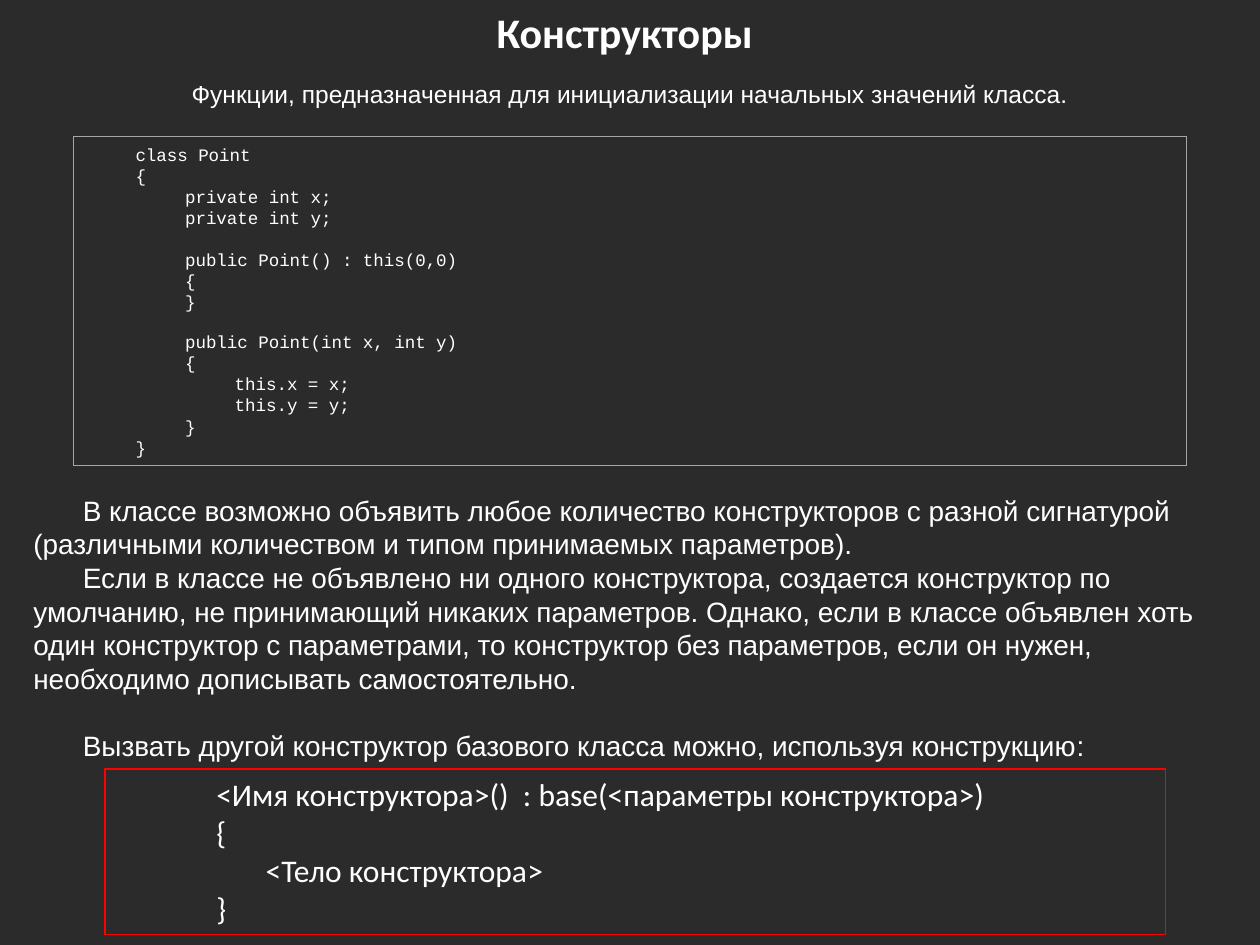
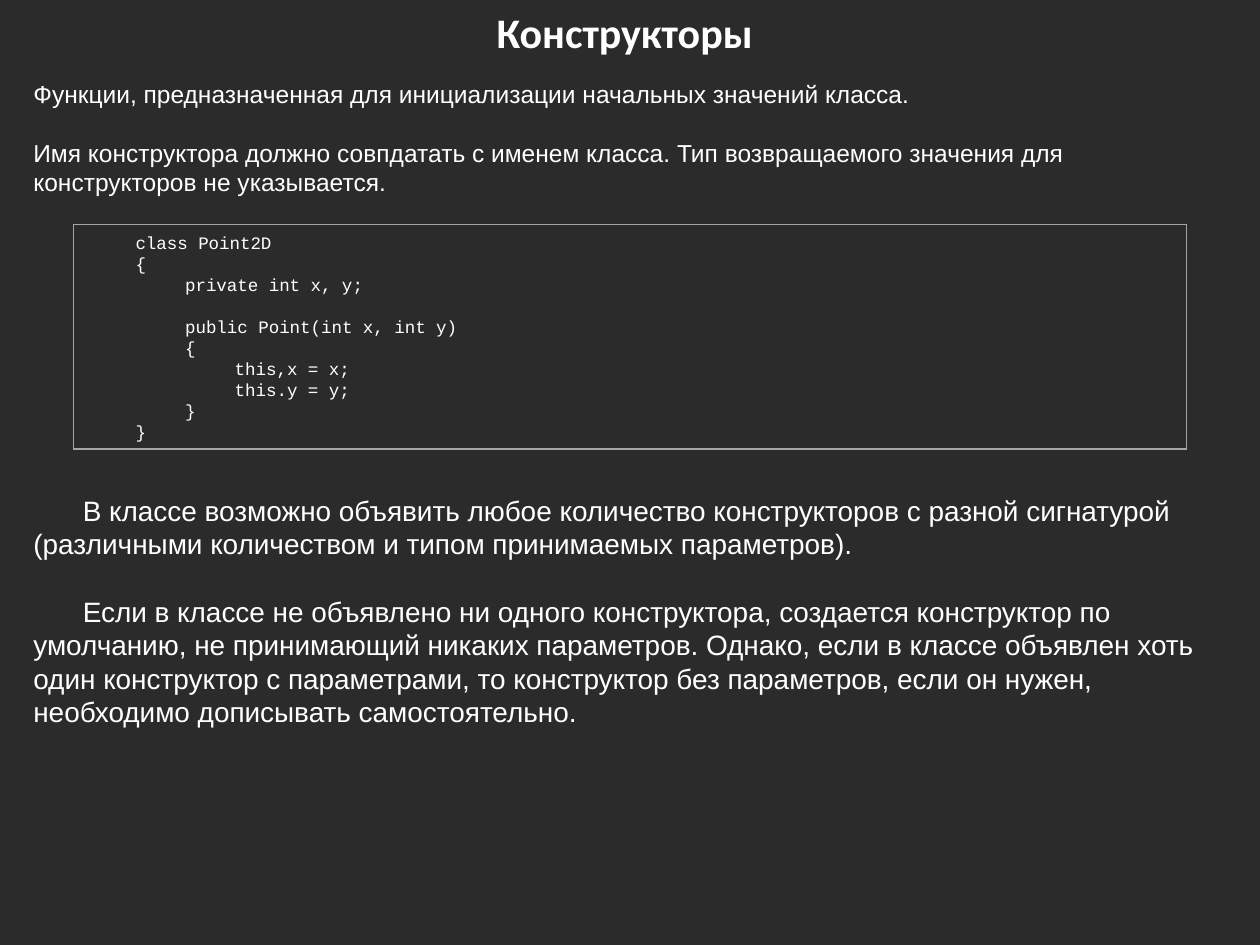
Before and after one commit to bazile/Training, a slide deck: slide 11 of Presentation/lesson-02-oop.pptx (slide 7 before the commit). Drawn at 1260x945 pixels with LibreOffice and Linux fonts; fonts in the diff are those of the drawing; background and template pictures are left out; a plain dark background stands for a picture behind light text. Boxes give left, top, right and bottom in pixels: in the first picture for what was removed or moved away, otherwise in the second. Text is boxed around its words. In the diff, an @@ line names an element or a change of style, - is before the commit and + after.

```diff
--- a/Presentation/lesson-02-oop.pptx
+++ b/Presentation/lesson-02-oop.pptx
@@ text at (33,85,909,108): alignment centre to left @@
@@ text at (33,145,1063,196): paragraph added @@
+Имя конструктора должно совпдатать с именем класса. Тип возвращаемого значения для конструкторов не указывается.
@@ rectangle "class Point2D": place and size @@
-rectangle "class Point2D" at (73,136,1186,465)
+rectangle "class Point2D" at (73,224,1186,449)
@@ text in rectangle at (136,237,271,249): text changed @@
-class Point
+class Point2D
@@ text in rectangle at (185,279,363,295): text changed @@
-private int x;
-private int y;
-public Point() : this(0,0)
-{
-}
+private int x, y;
@@ text in rectangle at (235,363,350,378): text changed @@
-this.x = x;
+this,x = x;
@@ text at (83,735,1084,761): paragraph removed @@
-Вызвать другой конструктор базового класса можно, используя конструкцию:
@@ rectangle removed at (105,769,1166,934) @@
-<Имя конструктора>() : base(<параметры конструктора>)
-{
-<Тело конструктора>
-}
```
Also in this commit, not shown: 4 other slides changed, 5 slides added, 1 other file.
